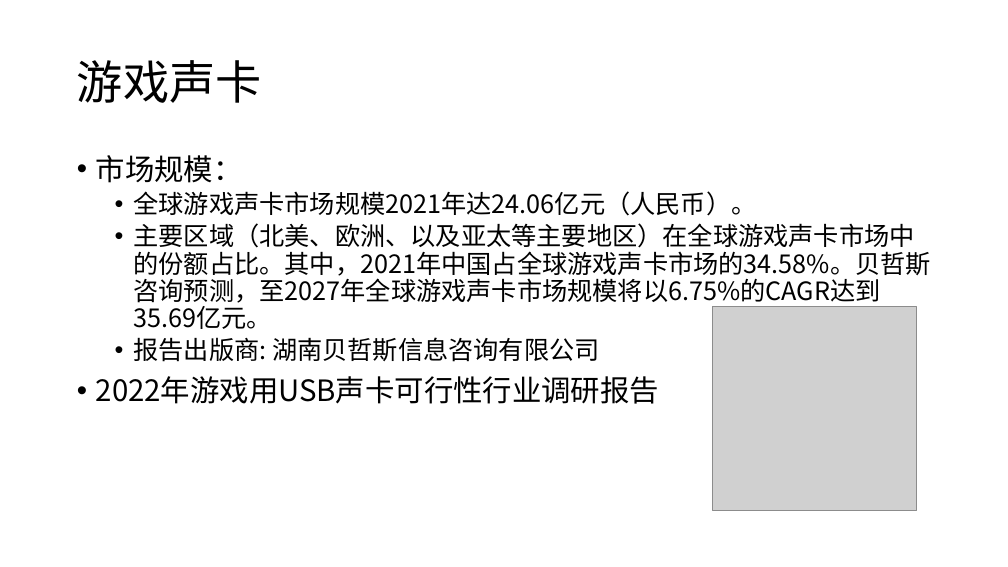
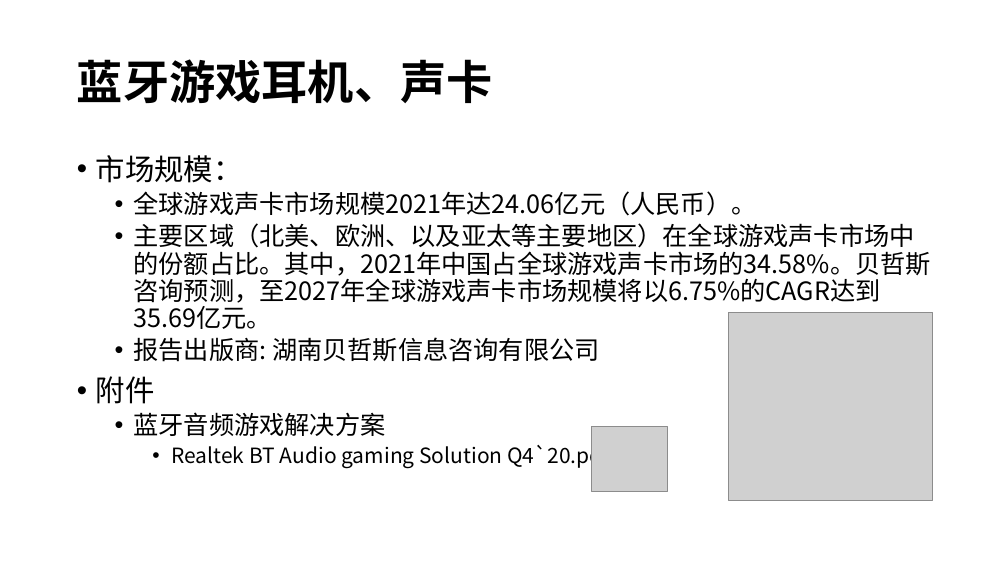
Before and after one commit to rosabai666/soundec, a slide deck: slide 11 of 2023/02产品/SNC8x/01)竞品分析/00)竞品芯片分析/品牌产品路线分析/Realtek/Realtek产品线分析2.pptx (slide 8 before the commit). Drawn at 1008x567 pixels with LibreOffice and Linux fonts; fonts in the diff are those of the drawing; grey boxes stand for pictures. Boxes give left, top, right and bottom in pixels: in the first picture for what was removed or moved away, otherwise in the second. Text is boxed around its words. In the diff, an @@ line names an element or a change of style, - is before the commit and + after.

```diff
--- a/2023/02产品/SNC8x/01)竞品分析/00)竞品芯片分析/品牌产品路线分析/Realtek/Realtek产品线分析2.pptx
+++ b/2023/02产品/SNC8x/01)竞品分析/00)竞品芯片分析/品牌产品路线分析/Realtek/Realtek产品线分析2.pptx
@@ title at (x1=77, y1=59, x2=493, y2=103): text changed; bold on @@
-游戏声卡
+蓝牙游戏耳机、声卡
@@ picture resized from (x1=713, y1=307, x2=917, y2=511) to (x1=729, y1=312, x2=933, y2=501) @@
@@ text at (x1=96, y1=376, x2=609, y2=468): text changed; size 28 to 20 pt @@
-• 2022年游戏用USB声卡可行性行业调研报告
+• 附件
+  • 蓝牙音频游戏解决方案
+    • Realtek BT Audio gaming Solution Q4`20.pdf
@@ picture added at (x1=592, y1=426, x2=668, y2=492) @@
```
Also in this commit, not shown: 8 other slides changed, 3 slides added, 3 slides removed, 7 other files.
